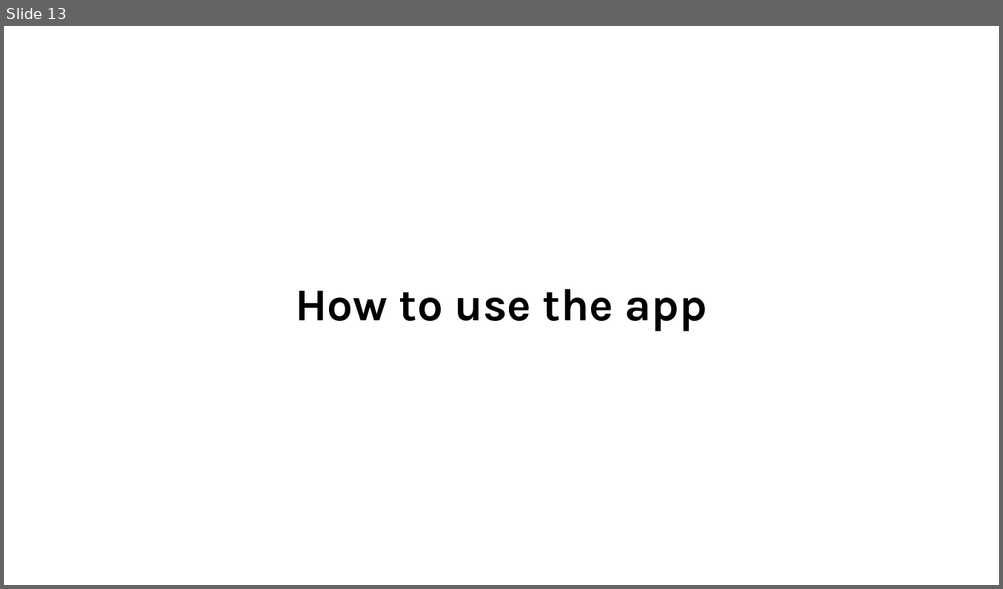
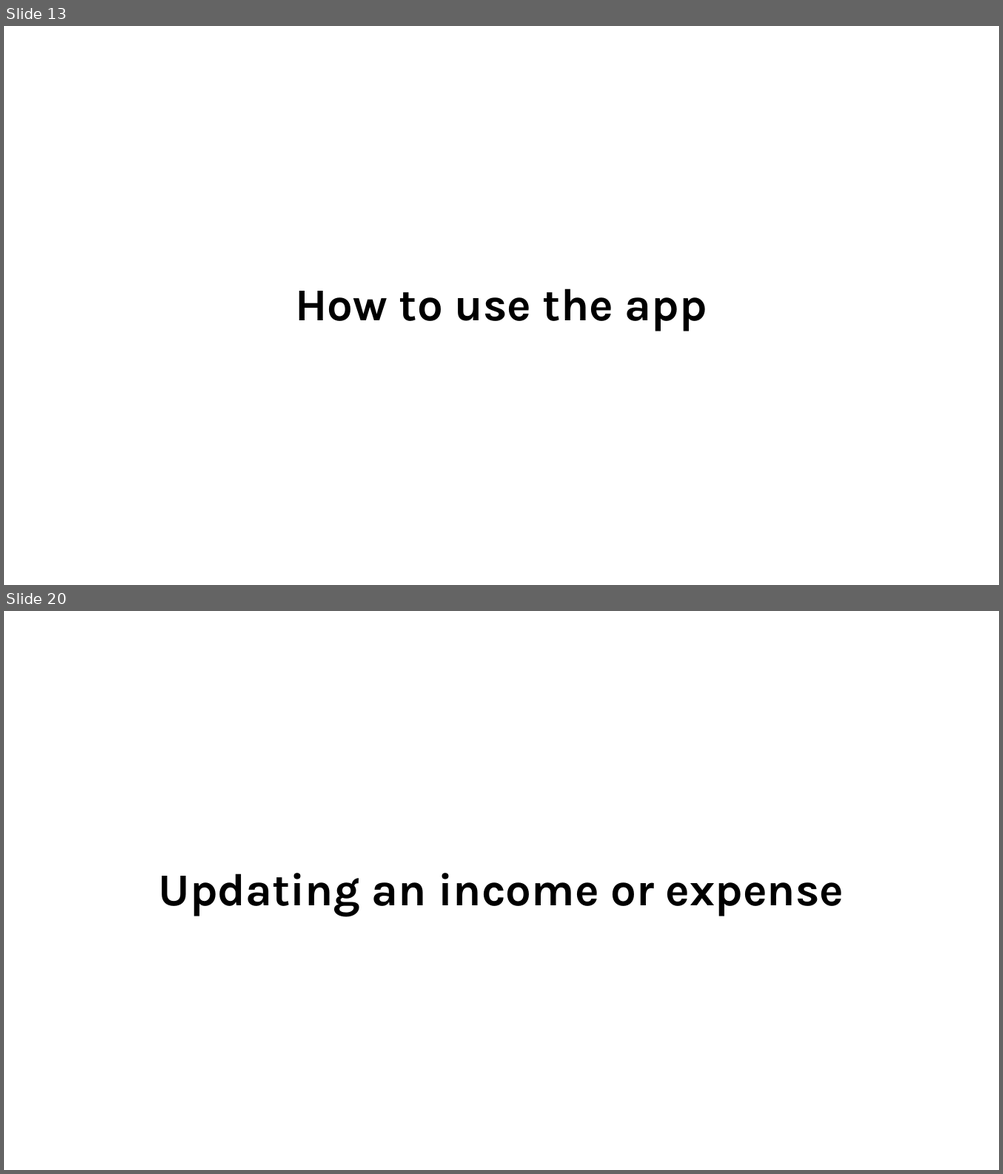
Before and after one commit to RamandeepChamba/expense-tracker-react, a slide deck: readme.pptx. Shown one above the other, each under a label of ours: slide 13 before the commit, slides 13 and 20 after it; the slides between them are not shown. The pictures are 1003x589 and 1003x1174 pixels, drawn with LibreOffice and Linux fonts; fonts in the diff are those of the drawing. Boxes give left, top, right and bottom in pixels: in the first picture for what was removed or moved away, otherwise in the second. Text is boxed around its words. In the diff, an @@ line names an element or a change of style, - is before the commit and + after.

```diff
--- a/readme.pptx
+++ b/readme.pptx
@@ slide 20 added at (4,611,999,1170), background #FFFFFF @@
@@ title added at (159,873,843,917), 44 pt, text #000000, bold @@
+Updating an income or expense
```
Also in this commit, not shown: 2 slides changed, 16 other slides added.
